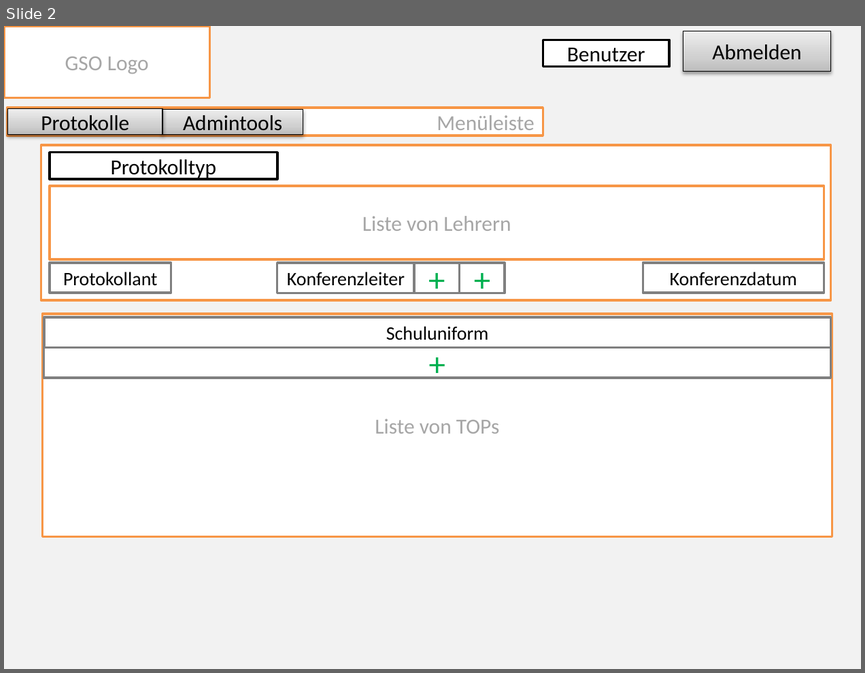
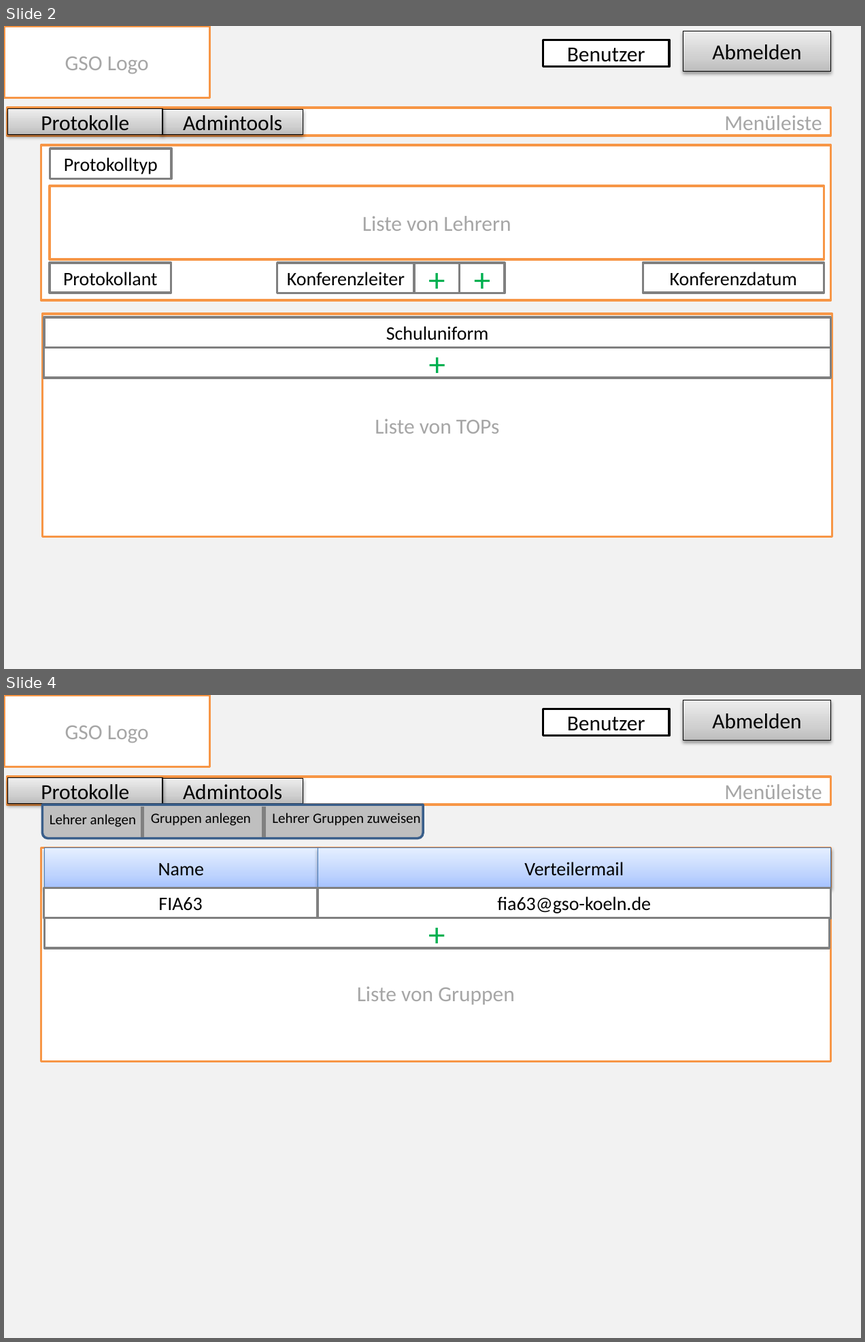
Before and after one commit to Dusty0071/OberstufenProjekt, a slide deck: Dokumentation + Diagramme etc/PaperPrototyp.pptx. Shown one above the other, each under a label of ours: slide 2 before the commit, slides 2 and 4 after it; the slides between them are not shown. The pictures are 865x673 and 865x1342 pixels, drawn with LibreOffice and Linux fonts; fonts in the diff are those of the drawing. Boxes give left, top, right and bottom in pixels: in the first picture for what was removed or moved away, otherwise in the second. Text is boxed around its words. In the diff, an @@ line names an element or a change of style, - is before the commit and + after.

```diff
--- a/Dokumentation + Diagramme etc/PaperPrototyp.pptx
+++ b/Dokumentation + Diagramme etc/PaperPrototyp.pptx
@@ slide 4 added at <box>4,695,861,1338</box>, background #F2F2F2 @@
@@ rectangle added at <box>4,695,209,767</box>, fill #FFFFFF, outline #F79646 2 pt, 18 pt, text #A6A6A6 @@
+GSO Logo
@@ rectangle added at <box>543,709,670,735</box>, fill #FFFFFF, outline #000000 2 pt, 18 pt, text #000000 @@
+Benutzer
@@ rectangle added at <box>683,700,831,741</box>, fill gradient #BDBDBD to #D1D1D1 to #EEEEEE, outline #000000 0.75 pt, 18 pt, text #000000 @@
+Abmelden
@@ rectangle added at <box>7,777,831,804</box>, fill #FFFFFF, outline #F79646 2 pt, 18 pt, text #A6A6A6 @@
+Menüleiste
@@ rectangle added at <box>8,778,162,804</box>, fill gradient #BDBDBD to #D1D1D1 to #EEEEEE, outline #000000 0.75 pt, 18 pt, text #000000 @@
+Protokolle
@@ rectangle added at <box>162,778,303,803</box>, fill gradient #BDBDBD to #D1D1D1 to #EEEEEE, outline #000000 0.75 pt, 18 pt, text #000000 @@
+Admintools
@@ round same rect added at <box>43,804,423,838</box>, fill #BFBFBF, outline #3A5F8C 2 pt @@
@@ text added at <box>50,814,136,827</box>, 12 pt, text #000000 @@
+Lehrer anlegen
@@ line added from (142, 837) to (142, 807), #808080 3 pt @@
@@ text added at <box>151,813,251,826</box>, 12 pt, text #000000 @@
+Gruppen anlegen
@@ line added from (264, 837) to (264, 807), #808080 3 pt @@
@@ text added at <box>272,813,421,826</box>, 12 pt, text #000000 @@
+Lehrer Gruppen zuweisen
@@ rectangle added at <box>41,847,830,1062</box>, fill #FFFFFF, outline #F79646 2 pt, 18 pt, text #A6A6A6 @@
+Liste von Gruppen
@@ rectangle added at <box>44,847,317,888</box>, fill gradient #A4C4FF to #BFD4FF to #E6EEFF, outline #4B7EBC 0.75 pt, 16 pt, text #000000 @@
+Name
@@ rectangle added at <box>317,847,830,888</box>, fill gradient #A4C4FF to #BFD4FF to #E6EEFF, outline #4B7EBC 0.75 pt, 16 pt, text #000000 @@
+Verteilermail
@@ rectangle added at <box>44,888,317,918</box>, fill #FFFFFF, outline #808080 2 pt, 16 pt, text #000000 @@
+FIA63
@@ rectangle added at <box>317,888,830,918</box>, fill #FFFFFF, outline #808080 2 pt, 16 pt, text #000000 @@
+fia63@gso-koeln.de
@@ rectangle added at <box>44,918,829,948</box>, fill #FFFFFF, outline #808080 2 pt, 28 pt, text #00B050 @@
++
@@ slide 2 changed as well @@
@@ rectangle "Menüleiste": place and size @@
-rectangle "Menüleiste" at <box>7,108,543,135</box>
+rectangle "Menüleiste" at <box>7,108,831,135</box>
@@ rectangle "Protokolltyp": place and size @@
-rectangle "Protokolltyp" at <box>50,152,277,178</box>
+rectangle "Protokolltyp" at <box>50,148,172,178</box>
@@ rectangle "Protokolltyp" at <box>50,148,172,178</box>: size 18 to 16 pt; outline #000000 2 pt to #808080 2 pt @@
```
Also in this commit, not shown: 1 other slide changed, 2 other slides added.
